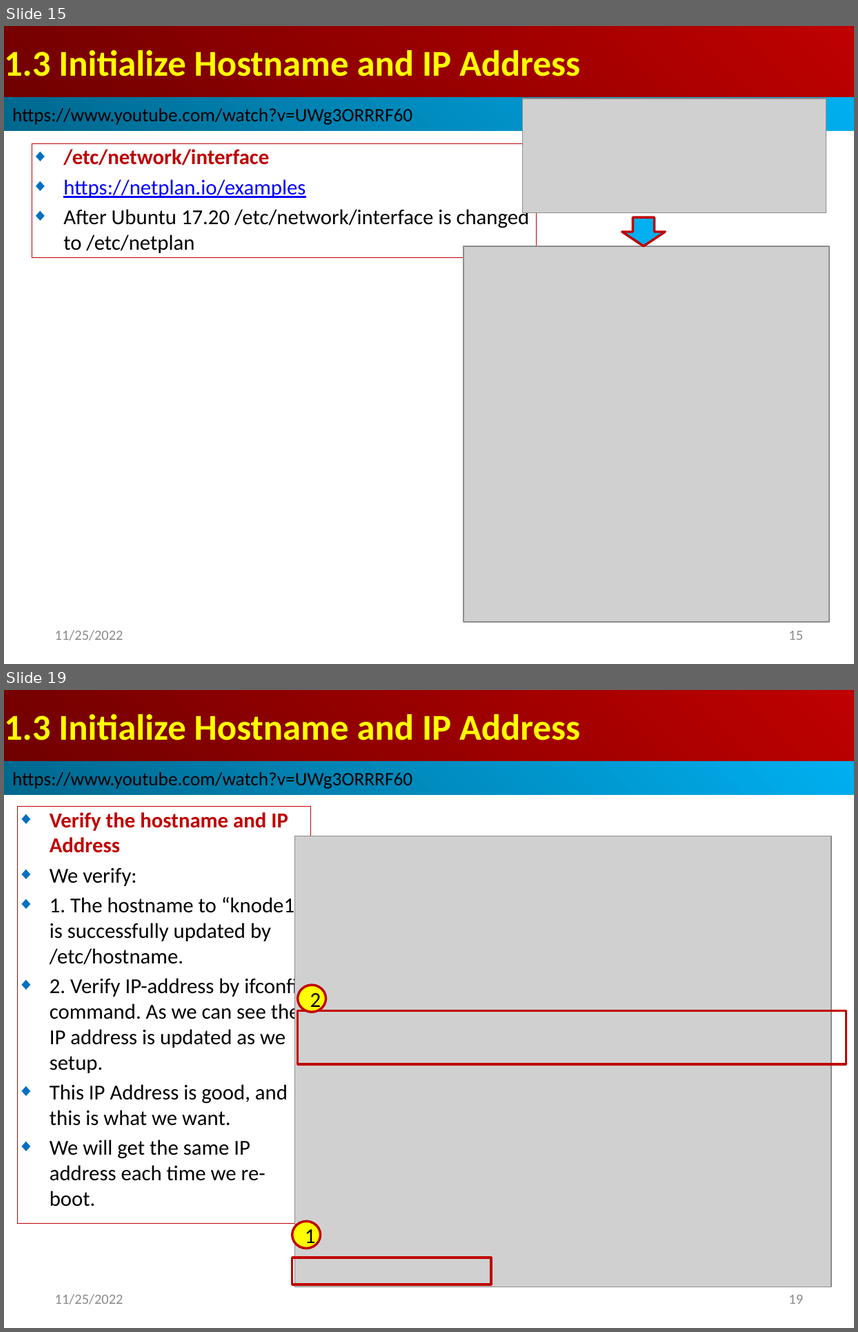
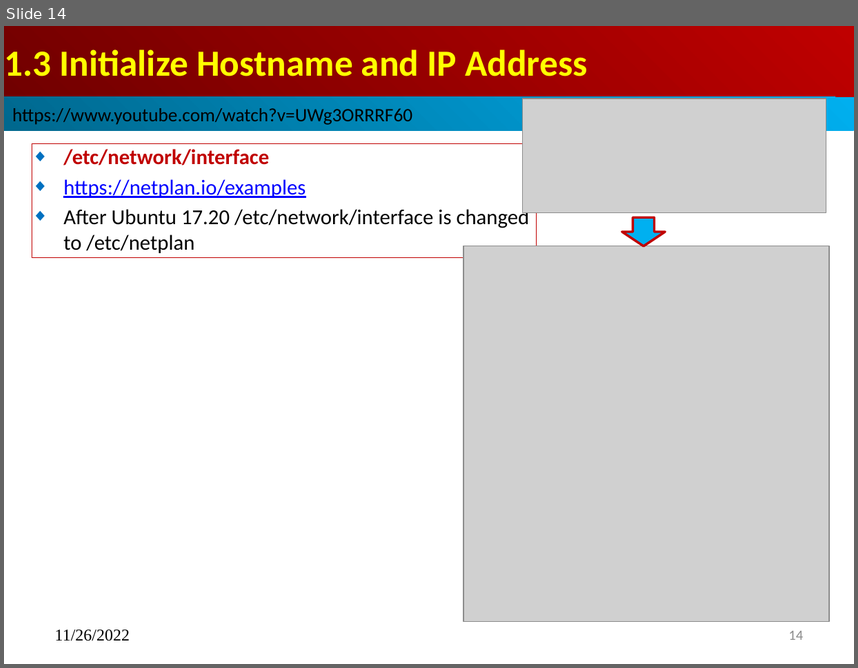
Before and after one commit to peterhchen/900_Kubernetes, a slide deck: 001_01_Install_MS_P02_Slave.pptx. Shown one above the other, each under a label of ours: slides 15 and 19 before the commit, slide 14 after it; the slides between them are not shown. The pictures are 858x1332 and 858x668 pixels, drawn with LibreOffice and Linux fonts; fonts in the diff are those of the drawing; grey boxes stand for pictures. Boxes give left, top, right and bottom in pixels: in the first picture for what was removed or moved away, otherwise in the second. Text is boxed around its words. In the diff, an @@ line names an element or a change of style, - is before the commit and + after.

```diff
--- a/001_01_Install_MS_P02_Slave.pptx
+++ b/001_01_Install_MS_P02_Slave.pptx
@@ slide 19 removed at <box>4,690,854,1328</box>, background #FFFFFF @@
@@ title removed at <box>4,690,854,761</box> @@
-1.3 Initialize Hostname and IP Address
@@ rectangle removed at <box>4,761,854,795</box> @@
-https://www.youtube.com/watch?v=UWg3ORRRF60
@@ subtitle removed at <box>18,807,311,1223</box> @@
-◆ Verify the hostname and IP Address
-◆ We verify:
-◆ 1. The hostname to “knode1” is successfully updated by /etc/hostname.
-◆ 2. Verify IP-address by ifconfig command. As we can see the IP address is updated as we setup.
-◆ This IP Address is good, and this is what we want.
-◆ We will get the same IP address each time we re-boot.
@@ picture removed at <box>294,836,831,1287</box> @@
@@ ellipse removed at <box>298,985,326,1012</box> @@
-2
@@ rectangle removed at <box>298,1010,846,1064</box> @@
@@ ellipse removed at <box>292,1221,320,1248</box> @@
-1
@@ rectangle removed at <box>292,1257,491,1284</box> @@
@@ text removed at <box>55,1294,123,1304</box> @@
-11/25/2022
@@ page number removed at <box>789,1294,803,1303</box> @@
-19
@@ what was slide 15 is now slide 14 @@
@@ slide 14 changed as well @@
@@ title "1.3 Initialize Hostname and IP ..." at <box>4,26,854,97</box>: size 30.8 to 31.2 pt @@
@@ text at <box>55,629,130,641</box>: text changed; size 12 to 14 pt; font Calibri to Times New Roman; text colour #8B8B8B to #000000 @@
-11/25/2022
+11/26/2022
@@ page number at <box>789,630,803,639</box>: text changed @@
-15
+14
```
Also in this commit, not shown: 27 other slides changed, 2 other slides removed, 1 other file.
